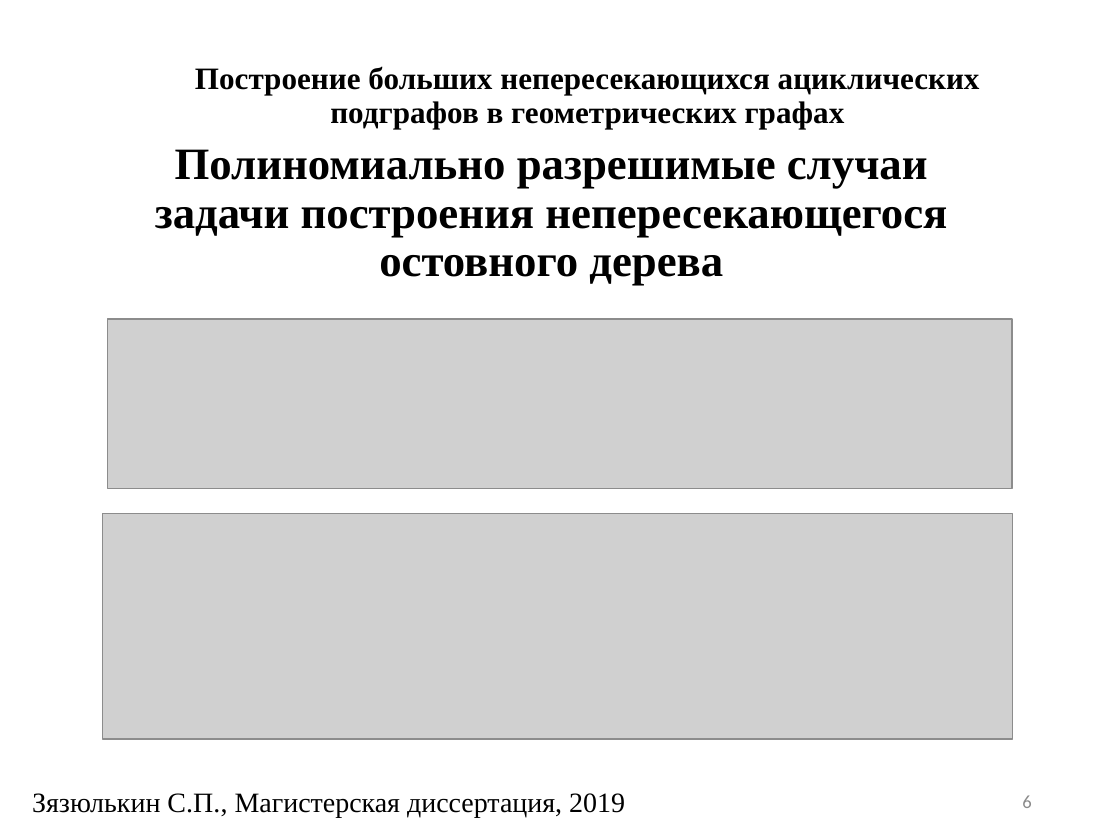
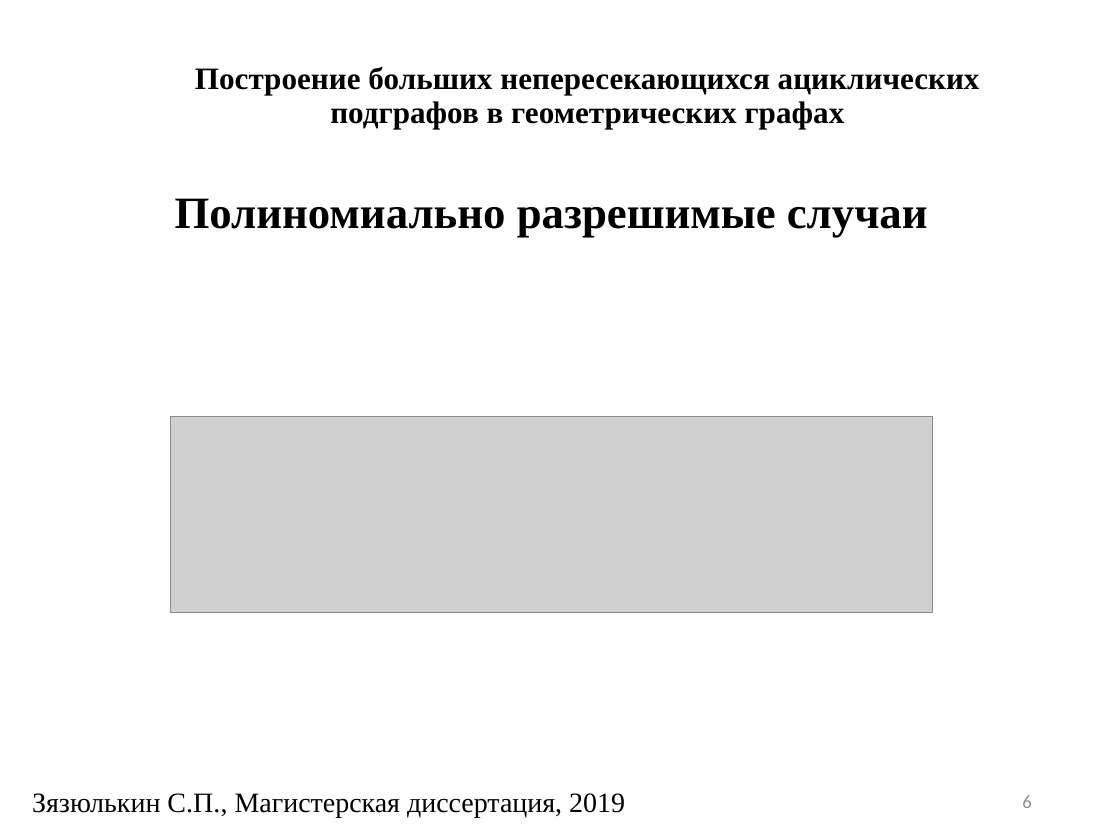
Before and after one commit to SergeyZyazyulkin/NonCrossingSubgraphs, a slide deck: slide 6 of docs/presentation.ppt. Drawn at 1120x840 pixels with LibreOffice and Linux fonts; fonts in the diff are those of the drawing; grey boxes stand for pictures; background and template pictures are left out. Boxes give left, top, right and bottom in pixels: in the first picture for what was removed or moved away, otherwise in the second. Text is boxed around its words. In the diff, an @@ line names an element or a change of style, - is before the commit and + after.

```diff
--- a/docs/presentation.ppt
+++ b/docs/presentation.ppt
@@ title at (175,198,928,237): text changed @@
-Полиномиально разрешимые случаи задачи построения непересекающегося остовного дерева
+Полиномиально разрешимые случаи
@@ picture removed at (108,319,1011,488) @@
@@ picture added at (170,417,932,613) @@
@@ picture removed at (103,514,1012,739) @@
```
Also in this commit, not shown: 16 other slides changed, 5 slides added, 3 other files.
